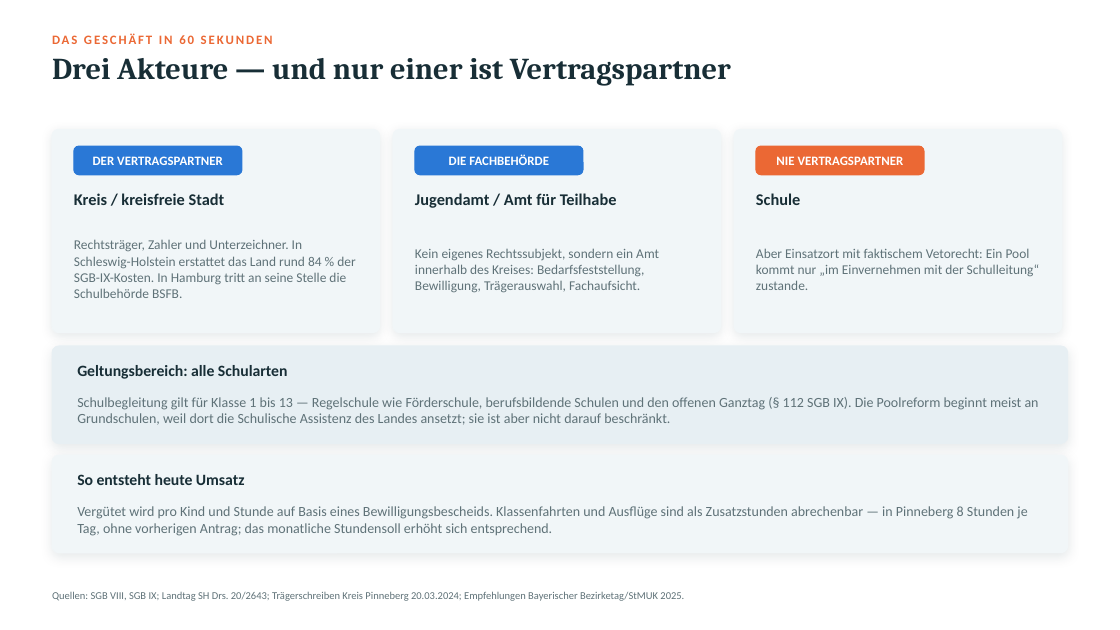
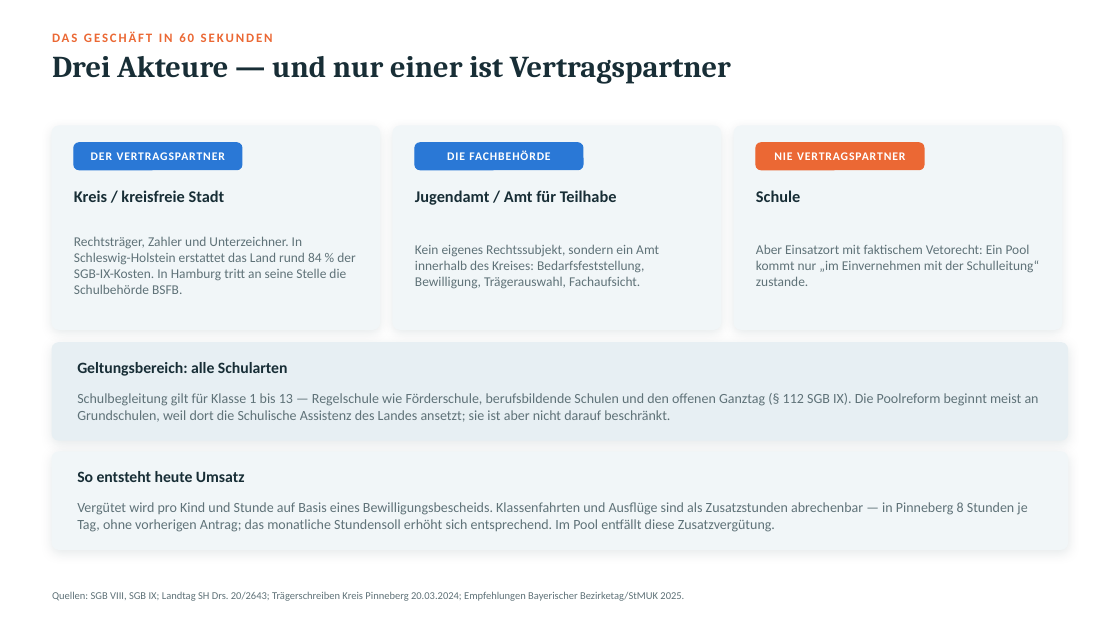
Before and after one commit to findingNemo0o0/repository, a slide deck: slide 2 of praesentation/SKP-Marktanalyse-Schulbegleitung.pptx. Drawn at 1120x630 pixels with LibreOffice and Linux fonts; fonts in the diff are those of the drawing. Boxes give left, top, right and bottom in pixels: in the first picture for what was removed or moved away, otherwise in the second. Text is boxed around its words. In the diff, an @@ line names an element or a change of style, - is before the commit and + after.

```diff
--- a/praesentation/SKP-Marktanalyse-Schulbegleitung.pptx
+++ b/praesentation/SKP-Marktanalyse-Schulbegleitung.pptx
@@ 8 rounded rectangles, 4 texts moved together from (x1=52, y1=129, x2=1068, y2=553) to (x1=52, y1=126, x2=1068, y2=549) @@
@@ size 11 to 10 pt, letter spacing 0 to 0.8 pt in 3 elements at (x1=91, y1=152, x2=225, y2=160), (x1=447, y1=151, x2=550, y2=160), (x1=774, y1=152, x2=905, y2=160) @@
@@ proportions changed in 3 elements at (x1=74, y1=143, x2=242, y2=170), (x1=415, y1=143, x2=583, y2=170), (x1=756, y1=143, x2=924, y2=170) @@
@@ text at (x1=77, y1=502, x2=1027, y2=532): text changed @@
-Vergütet wird pro Kind und Stunde auf Basis eines Bewilligungsbescheids. Klassenfahrten und Ausflüge sind als Zusatzstunden abrechenbar — in Pinneberg 8 Stunden je Tag, ohne vorherigen Antrag; das monatliche Stundensoll erhöht sich entsprechend.
+Vergütet wird pro Kind und Stunde auf Basis eines Bewilligungsbescheids. Klassenfahrten und Ausflüge sind als Zusatzstunden abrechenbar — in Pinneberg 8 Stunden je Tag, ohne vorherigen Antrag; das monatliche Stundensoll erhöht sich entsprechend. Im Pool entfällt diese Zusatzvergütung.
```
Also in this commit, not shown: 5 other slides changed, 2 slides added, 13 slides removed, 2 other files.
